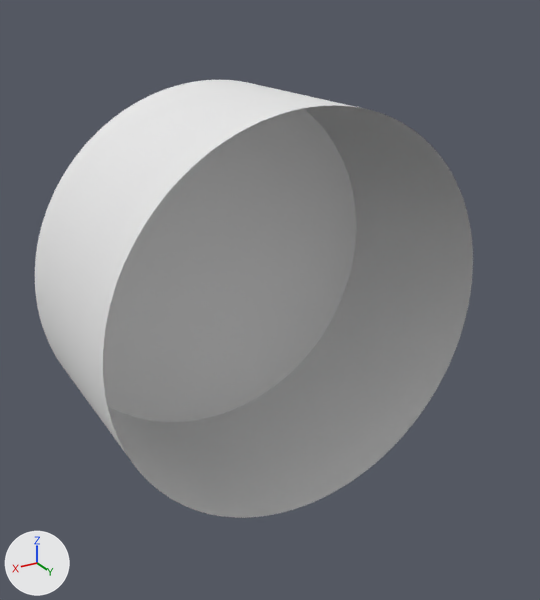
The OBJ model data/granular/couette/inner_cylinder.obj, before and after one commit.
Camera for both pictures: a 50 mm camera at (1.78, 3.08, 1.48) aimed at (-0.04, 0.04, -0.04). The axes (+X, +Y, +Z) are drawn at lower left. The lights are the same throughout. Where no turn or scale is listed for an object, it has been applied to the vertices.

Before the edit, the objects in view are built like this:
```python
me_cylinder = bpy.data.meshes.new('Cylinder')
me_cylinder.from_pydata(...)  # 7809 vertices, 15360 faces; spans x -1.0..1.0, y -0.5..0.5, z -1.0..1.0
me_cylinder.materials.append(mat_none)  # white #e7e7e7
ob_cylinder = bpy.data.objects.new('Cylinder', me_cylinder)
ob_cylinder.location = (0.0, 0.0, 0.0)
```
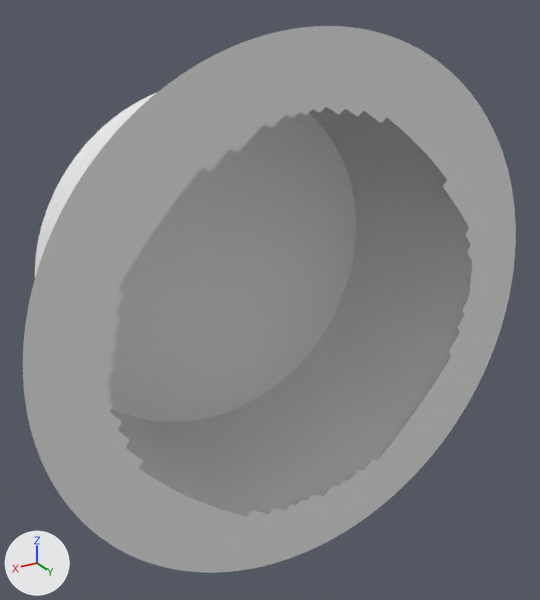
Changed parts and their boxes (x1, y1, x2, y2) in the pictures (540 x 600 px):
'Circle', added
    after: (23, 26, 516, 573)

What changed in the scene script:
```text
Add me_circle:
    me_circle.from_pydata(...)  # 2709 vertices, 4993 faces; spans x -1.31..1.31, y 0.5, z -1.31..1.31
    me_circle.materials.append(mat_none)  # white #e7e7e7
Add ob_circle:
    ob_circle = bpy.data.objects.new('Circle', me_circle)
    ob_circle.location = (0.0, 0.0, 0.0)
```
